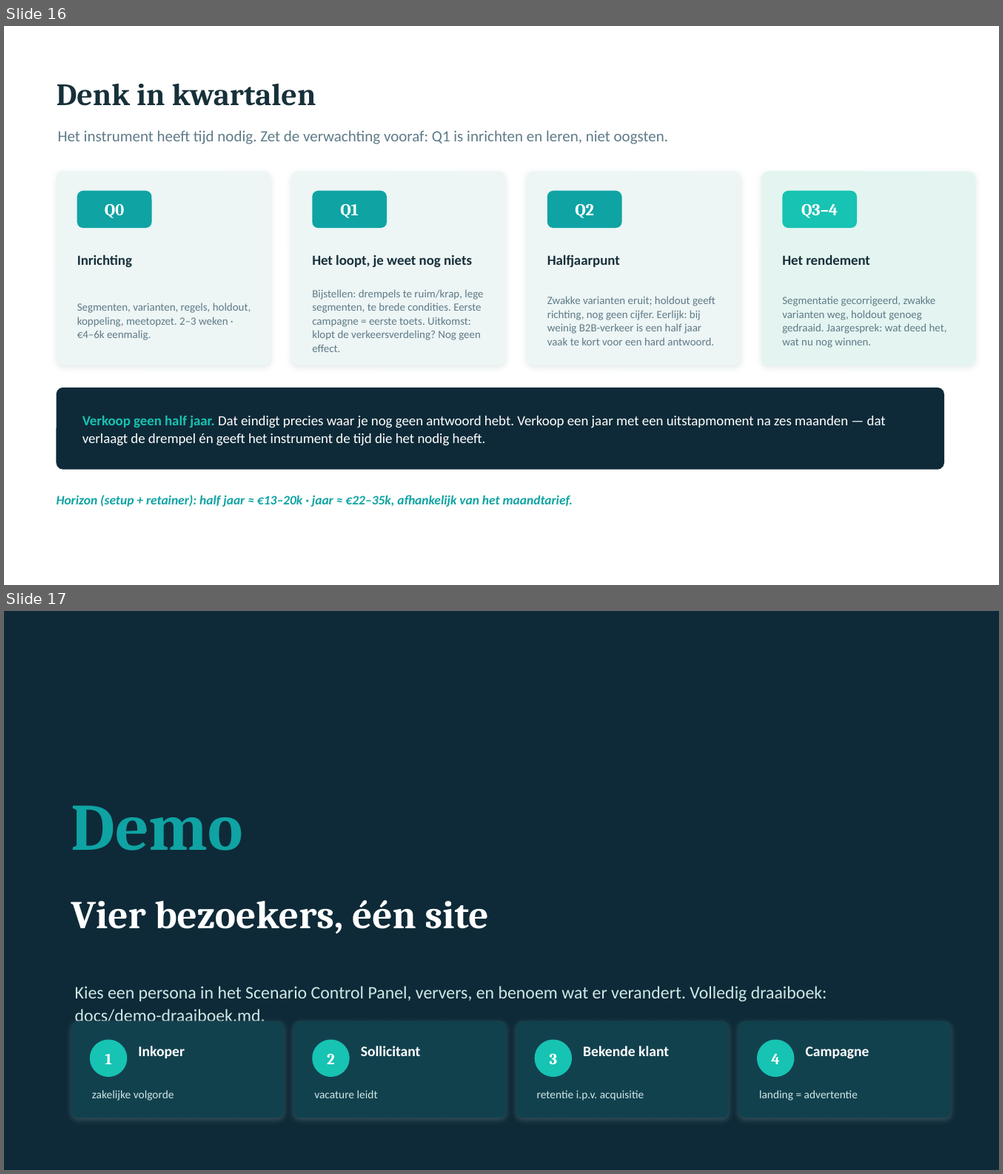
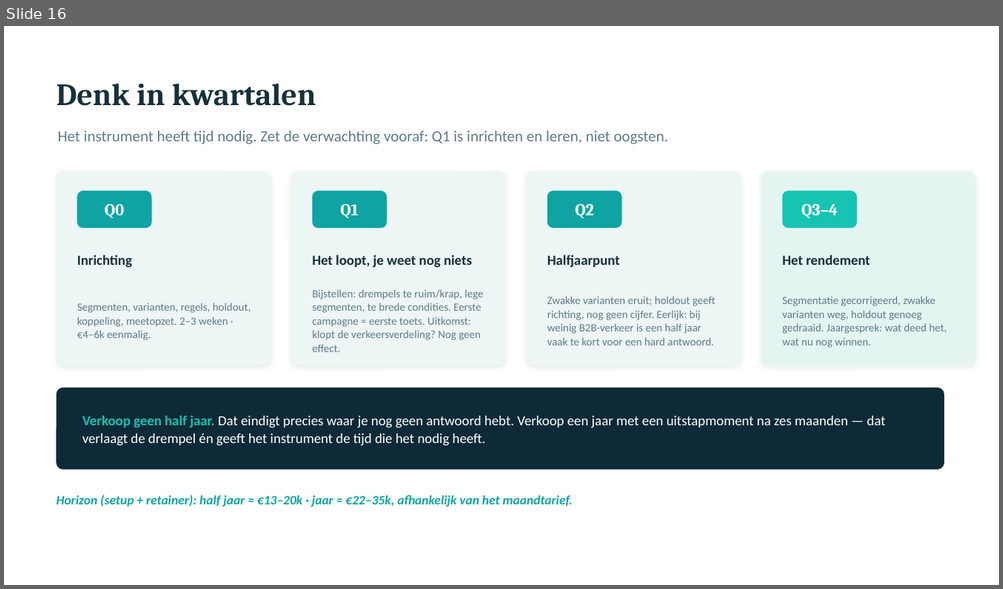
Before and after one commit to jmulders/mister-chameleon, a slide deck: docs/mister-chameleon-demo.pptx. Shown one above the other, each under a label of ours: slides 16 and 17 before the commit, slide 16 after it. The pictures are 1003x1174 and 1003x589 pixels, drawn with LibreOffice and Linux fonts; fonts in the diff are those of the drawing. Boxes give left, top, right and bottom in pixels: in the first picture for what was removed or moved away, otherwise in the second. Text is boxed around its words. In the diff, an @@ line names an element or a change of style, - is before the commit and + after.

```diff
--- a/docs/mister-chameleon-demo.pptx
+++ b/docs/mister-chameleon-demo.pptx
@@ slide 17 removed at <box>4,611,999,1170</box>, background #0E2A38 @@
@@ text removed at <box>71,806,244,851</box> @@
-Demo
@@ text removed at <box>71,900,489,934</box> @@
-Vier bezoekers, één site
@@ text removed at <box>75,986,827,1022</box> @@
-Kies een persona in het Scenario Control Panel, ververs, en benoem wat er verandert. Volledig draaiboek: docs/demo-draaiboek.md.
@@ rounded rectangle removed at <box>71,1022,284,1119</box> @@
@@ rounded rectangle removed at <box>293,1022,506,1119</box> @@
@@ rounded rectangle removed at <box>516,1022,728,1119</box> @@
@@ rounded rectangle removed at <box>738,1022,950,1119</box> @@
@@ ellipse removed at <box>90,1040,127,1077</box> @@
@@ text removed at <box>105,1054,112,1065</box> @@
-1
@@ text removed at <box>138,1046,185,1059</box> @@
-Inkoper
@@ ellipse removed at <box>312,1040,350,1077</box> @@
@@ text removed at <box>327,1054,335,1065</box> @@
-2
@@ text removed at <box>361,1046,421,1056</box> @@
-Sollicitant
@@ ellipse removed at <box>535,1040,572,1077</box> @@
@@ text removed at <box>549,1054,558,1065</box> @@
-3
@@ text removed at <box>583,1046,669,1056</box> @@
-Bekende klant
@@ ellipse removed at <box>757,1040,794,1077</box> @@
@@ text removed at <box>771,1054,780,1065</box> @@
-4
@@ text removed at <box>805,1047,869,1059</box> @@
-Campagne
@@ text removed at <box>92,1091,174,1101</box> @@
-zakelijke volgorde
@@ text removed at <box>314,1091,378,1099</box> @@
-vacature leidt
@@ text removed at <box>537,1091,643,1101</box> @@
-retentie i.p.v. acquisitie
@@ text removed at <box>759,1091,857,1101</box> @@
-landing = advertentie
```
Also in this commit, not shown: 1 slide changed, 1 slide added, 1 other file.
